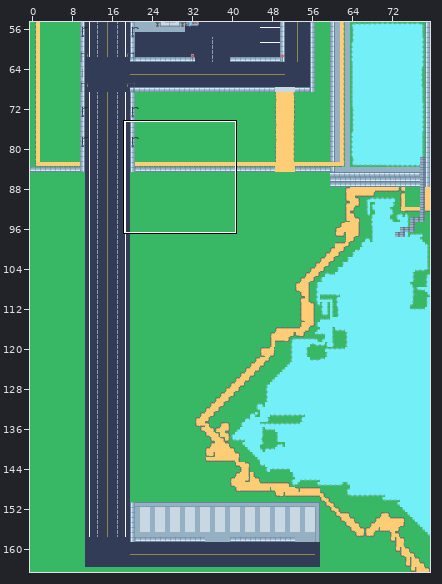
Tiled map, stored at test_map.tmx. The first picture is a wide view before the edit; the outline marks the close-up.
Close-up. Before:
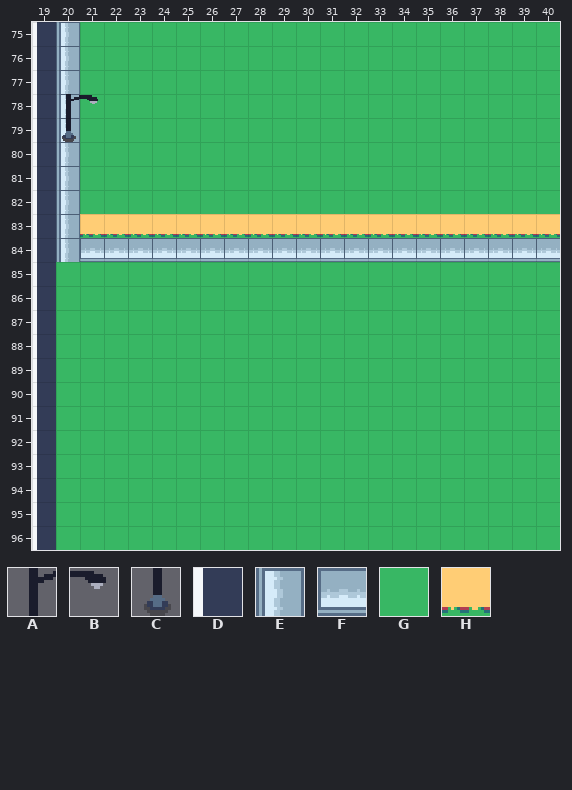
Cells are 16x16 px. Shown: x 19..40, y 75..96. The commit also changed other parts of the map, which this record leaves out. The old version is drawn lined up with the new one.
Key: from "tileset": A 1690, B 1691, C 1754, D 2565 turned 180, E 2703, F 2703 turned 270, G 3269, H 3344.
_ is an empty cell, # one hidden under a higher layer.
Layers that did not change in this view are not listed.
Layer "Background" before, first column x 19:
75 ##GGGGGGGGGGGGGGGGGGGG
76 ##GGGGGGGGGGGGGGGGGGGG
77 ##GGGGGGGGGGGGGGGGGGGG
78 ##GGGGGGGGGGGGGGGGGGGG
79 ##GGGGGGGGGGGGGGGGGGGG
80 ##GGGGGGGGGGGGGGGGGGGG
81 ##GGGGGGGGGGGGGGGGGGGG
82 ##GGGGGGGGGGGGGGGGGGGG
83 ##HHHHHHHHHHHHHHHHHHHH
84 ######################
85 ##GGGGGGGGGGGGGGGGGGGG
86 ##GGGGGGGGGGGGGGGGGGGG
87 ##GGGGGGGGGGGGGGGGGGGG
88 ##GGGGGGGGGGGGGGGGGGGG
89 ##GGGGGGGGGGGGGGGGGGGG
90 ##GGGGGGGGGGGGGGGGGGGG
91 ##GGGGGGGGGGGGGGGGGGGG
92 ##GGGGGGGGGGGGGGGGGGGG
93 ##GGGGGGGGGGGGGGGGGGGG
94 ##GGGGGGGGGGGGGGGGGGGG
95 ##GGGGGGGGGGGGGGGGGGGG
96 ##GGGGGGGGGGGGGGGGGGGG
Layer "Roads" before, first column x 19:
75 DE____________________
76 DE____________________
77 DE____________________
78 DE____________________
79 DE____________________
80 DE____________________
81 DE____________________
82 DE____________________
83 DE____________________
84 DEFFFFFFFFFFFFFFFFFFFF
85 DG____________________
86 DG____________________
87 DG____________________
88 DG____________________
89 DG____________________
90 DG____________________
91 DG____________________
92 DG____________________
93 DG____________________
94 DG____________________
95 DG____________________
96 DG____________________
And afterwards:
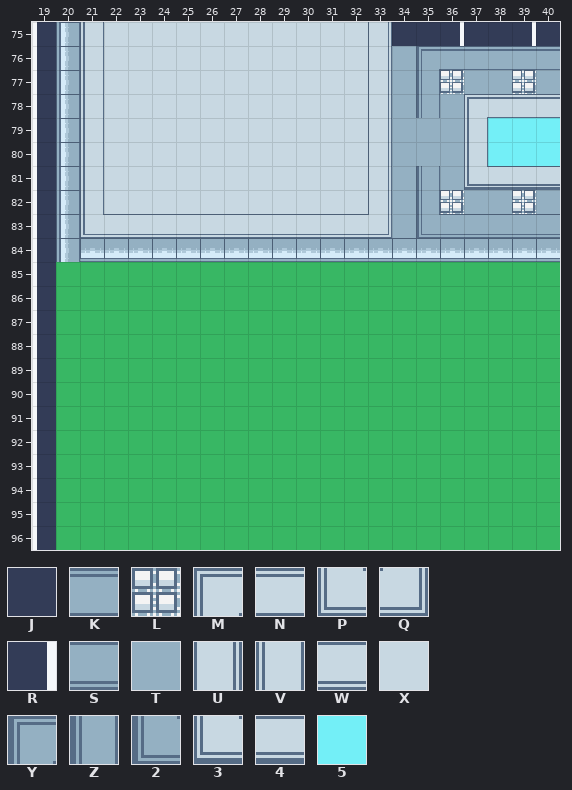
Further tiles: from "tileset": J 2435, K 2449, L 2453, M 2458, N 2462, P 2464 turned 180, Q 2464 turned 90, R 2565, S 2579 turned 90, T 2581, U 2592, V 2592 turned 180, W 2592 turned 90, X 2709, Y 2829 turned 90, Z 2833 turned 90, 2 2835 turned 90, 3 2842, 4 2846, 5 3267.
Diff:
Changed rows in their new state; . is an unchanged cell.
map size 80x160 -> 80x165 cells (old content now starts at 0,5; both pictures use the new coordinates)
Layer "Background":
first column x 20:
75 .VXXXXXXXXXXXUJJRJJRJ
76 .VXXXXXXXXXXXUTYKKKKK
77 .VXXXXXXXXXXXUTZLTTLT
78 EVXXXXXXXXXXXUTZTMNNN
79 EVXXXXXXXXXXXUTTTV555
80 .VXXXXXXXXXXXUTTTV555
81 .VXXXXXXXXXXXUTZT3444
82 .VXXXXXXXXXXXUTZLTTLT
83 .PWWWWWWWWWWWQT2SSSSS
Layer "Roads" (now hidden):
first column x 20:
78 _
79 _
Layer "Trees/Infra" (now hidden):
first column x 20:
78 __
79 _.
Boxes around the changes in both close-ups, in picture pixels (x1, y1, x2, y2):
changed: (62, 22, 560, 238)
